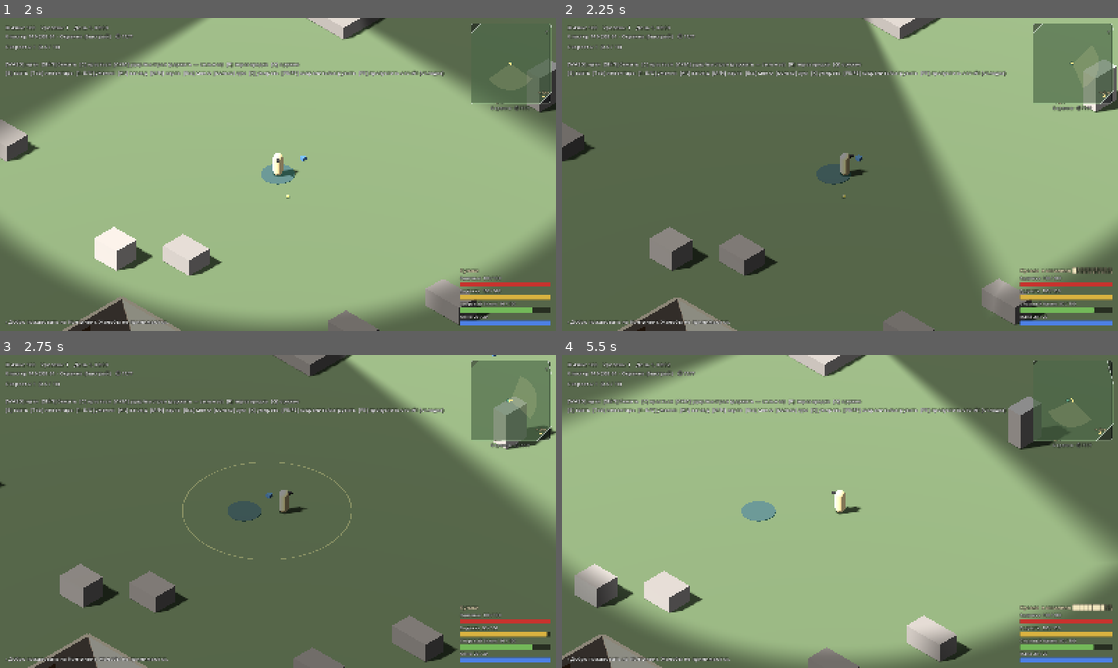
Above: before the commit, frames 1-4 (two rows, left to right).
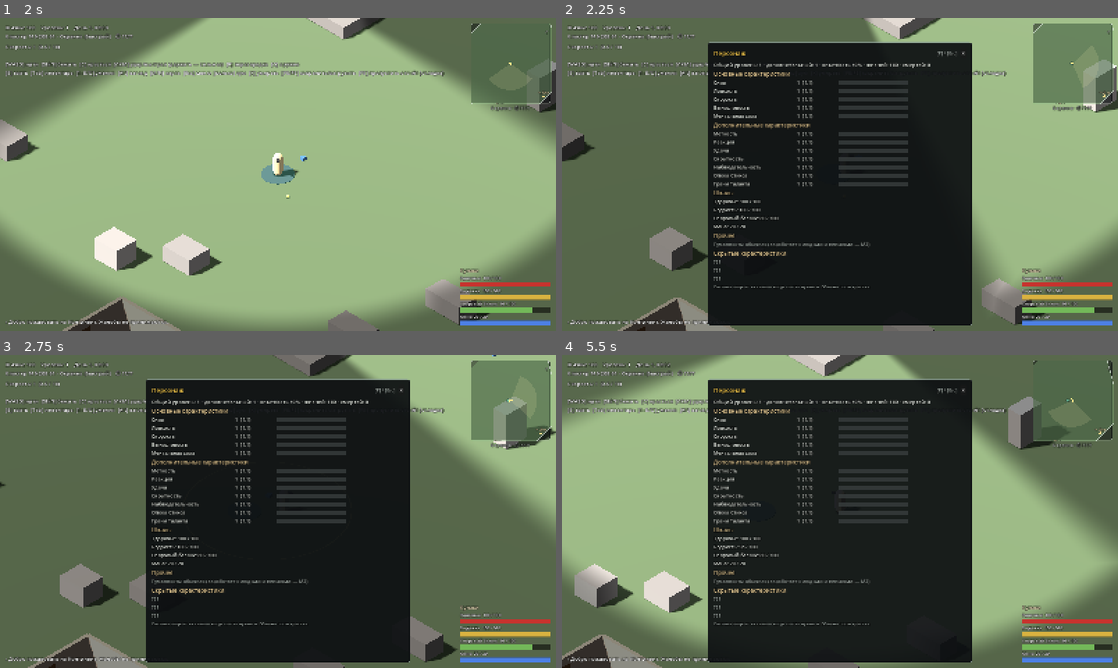
Above: after the commit, the same moments.

Repository: lama2x2/cheater-rpg
Game: Godot game, scene res://scenes/main.tscn
The game is run twice, just before and just after one commit, with the same random seed, the same clock (stepped at 60 frames per second) and the same inputs.
Inputs (mouse positions are in pixels of both pictures, inside the frame that each line leads up to):
- Up to frame 1 (2 s): click "Новая игра" at 0.5 s; click "Начать" at 1.25 s
- Up to frame 2 (2.25 s): tap Enter (ui_accept) at 2 s; move the mouse to (962, 158) at 2.02 s; hold D (move_right) from 2.03 s (still down); hold P (character) from 2.03 s (still down); click (962, 158) at 2.17 s
- Up to frame 3 (2.75 s): keep holding D (move_right); keep holding P (character); tap Enter (ui_accept) at 2.27 s
- Up to frame 4 (5.5 s): release D (move_right) at 2.75 s; release P (character) at 2.75 s; click (962, 389) at 2.75 s, where only the run after the commit has a clickable "×"; tap Enter (ui_accept) at 3.5 s; drag from (728, 527) to (812, 574) at 3.52 s; move the mouse to (895, 442) at 4.27 s; hold D (move_right) 4.28-5 s; hold P (character) 4.28-5 s; click (895, 442) at 4.42 s; drag from (812, 574) to (673, 464) at 5.02 s

Frame 1 is identical in both runs. In frame 2, 43% of the frame differs, in the area x 26-99%, y 7-99%; in frame 3, 42%; in frame 4, 43%.

Commit message:
M1.15a (4): экран персонажа (P) — уровни, опытность, характеристики с раскладкой «уровень × коэффициент × рост» и полосами прогресса, шкалы, скрытые «???», свободные очки с подтверждением
PlayerState.spend_free_point, сигнал stats_changed; UiKit.bar — полоса кодом; --char.

Co-Authored-By: Claude Opus 5.5 <noreply@anthropic.com>

Diff:
--- a/data/text/ru_ui.json
+++ b/data/text/ru_ui.json
@@ -92,7 +92,22 @@
     "cont_corpse": "Ваш труп (жизнь {life})",
     "cont_stash": "Тайник",
     "trade_junk_row": "Хлам в рюкзаке: {n} шт. — торговец даст {price} спор.",
-    "trade_sell_junk": "Продать весь хлам"
+    "trade_sell_junk": "Продать весь хлам",
+    "char_title": "Персонаж",
+    "char_keys": "[P] / [Esc]",
+    "char_summary": "Общий уровень: {general} · дополнительный: {additional} · опытность +{exp}% · жизней: {lives} · смертей: {deaths}",
+    "char_free_points": "Свободные очки: {n} — «+» у характеристики, каждое очко — +1 уровень.",
+    "char_main": "Основные характеристики",
+    "char_additional": "Дополнительные характеристики",
+    "char_vitals": "Шкалы",
+    "char_other": "Прочее",
+    "char_humanity": "Гуманность: обычная (заработает с людьми и неписями — M2)",
+    "char_hidden": "Скрытые характеристики",
+    "char_hidden_hint": "Система откроет их сама — когда сочтёт нужным. Обычно после крестин.",
+    "char_stat_tip": "Уровень {level} × коэффициент {coef} × рост от общего уровня {growth} = {value}{buff}\nПрогресс до следующего уровня: {progress} / {need}",
+    "char_stat_buff": ", сейчас бафф +{p}%",
+    "char_confirm_title": "Свободное очко",
+    "char_confirm_text": "Потратить свободное очко на «{stat}»? +1 уровень. Осталось очков: {n}. Отменить нельзя."
   },
   "log": {
     "inv_no_room_backpack": [
@@ -115,6 +130,9 @@
     ],
     "junk_sold": [
       "Продан хлам: {count} шт. за {price} спор. Торговец доволен. Вы — тоже, но меньше."
+    ],
+    "free_point_spent": [
+      "Свободное очко вложено: {stat} +1. Осталось: {left}. Система одобряет инвестиции."
     ]
   }
 }
--- a/src/main.gd
+++ b/src/main.gd
@@ -28,6 +28,7 @@
 const QuickBarScript := preload("res://src/ui/quick_bar.gd")
 const PickupToastsScript := preload("res://src/ui/pickup_toasts.gd")
 const ContainerWindowScript := preload("res://src/ui/container_window.gd")
+const CharacterWindowScript := preload("res://src/ui/character_window.gd")
 
 var _death_flow: Node
 var _environment: Environment
@@ -76,6 +77,7 @@
 	add_child(QuickBarScript.new())
 	add_child(PickupToastsScript.new())
 	add_child(ContainerWindowScript.new())
+	add_child(CharacterWindowScript.new())
 	var map_watcher: Node = MapWatcherScript.new()
 	map_watcher.area = area
 	map_watcher.hero = player
@@ -158,6 +160,7 @@
 ##   --map=TAB     открыть карту: cluster или region (и --reveal — карты всех кластеров)
 ##   --tip=ID      показать подсказку предмета ID (со сравнением с оружием в руках)
 ##   --container=S через S секунд открыть окно ближайшего контейнера (труп героя, тайник)
+##   --char        открыть экран персонажа (с 3 свободными очками)
 ##   --inside      поставить героя в ближайшее к центру здание (прозрачные стены, позже крыши)
 ##   --gift        вскрыть дар 10 уровня даром (pending_skill_choices) — для окна знахарки
 ##   --pearl       висящее умение чёрной жемчужины (pending_pearl_skills) — окно умений и знахарки
@@ -227,6 +230,9 @@
 			_debug_tip.call_deferred(arg.trim_prefix("--tip="))
 		elif arg.begins_with("--container="):
 			_debug_container.call_deferred(float(arg.trim_prefix("--container=")))
+		elif arg == "--char":
+			PlayerState.free_points += 3
+			(func() -> void: get_tree().get_first_node_in_group("character_window").open()).call_deferred()
 		elif arg == "--inside":
 			_debug_inside()
 		elif arg == "--gaze":
--- a/src/services/player_state.gd
+++ b/src/services/player_state.gd
@@ -5,6 +5,8 @@
 signal inventory_changed
 ## Умения изменились: выучено, слот, свойство, применено (окно умений и HUD перерисовываются).
 signal skills_changed
+## Уровень характеристики изменился или потрачены свободные очки (экран персонажа).
+signal stats_changed
 
 var stats: StatBlock
 var vitals: Vitals
@@ -335,6 +337,17 @@
 	return result
 
 
+## Свободное очко (золотая звезда) → +1 уровень характеристики (экран персонажа, D-44, D-92).
+func spend_free_point(stat: String) -> bool:
+	if free_points <= 0 or not stats.has_stat(stat) or stat in ["talent_facets", "stix_care"]:
+		return false
+	free_points -= 1
+	stats.add_levels(stat, 1)
+	SystemLog.post("free_point_spent", {"stat": Content.stat_name(stat), "left": free_points}, "progress")
+	stats_changed.emit()
+	return true
+
+
 func toggle_junk(id: String) -> void:
 	if junk_marks.has(id):
 		junk_marks.erase(id)
@@ -504,6 +517,7 @@
 		inventory.strength_level = new_level
 	if skills:
 		_on_skill_levels_changed(stat, old_level, new_level)
+	stats_changed.emit()
 	var params := {"stat": Content.stat_name(stat), "level": new_level}
 	if new_level < old_level:
 		SystemLog.post("stat_level_lost", params, "warning")
--- /dev/null
+++ b/src/ui/character_window.gd
@@ -0,0 +1,157 @@
+extends CanvasLayer
+## Экран персонажа (12.4, клавиша P): общий и дополнительный уровень, опытность; основные и
+## дополнительные характеристики — уровень, итог (по наведению — «уровень × коэффициент × рост от
+## общего уровня» и баффы), полоса прогресса до следующего уровня; шкалы; скрытые — «???»;
+## свободные очки — «+» у характеристики с подтверждением (PlayerState.spend_free_point).
+
+## Свободные очки сюда не тратятся: Грани Таланта и Забота о стиксах — особые (D-92).
+const NO_FREE_POINTS: PackedStringArray = ["talent_facets", "stix_care"]
+
+var _panel: PanelContainer
+var _content: VBoxContainer
+var _confirm: ConfirmationDialog
+var _pending_stat := ""
+var _dirty := false
+
+
+func _ready() -> void:
+	layer = 5
+	visible = false
+	add_to_group("character_window")
+	_panel = UiKit.panel()
+	_panel.anchor_left = 0.5
+	_panel.anchor_right = 0.5
+	_panel.offset_left = -380
+	_panel.offset_right = 380
+	_panel.offset_top = 70
+	_panel.anchor_bottom = 1.0
+	_panel.offset_bottom = -16
+	add_child(_panel)
+	var root := VBoxContainer.new()
+	root.add_theme_constant_override("separation", 6)
+	_panel.add_child(root)
+	root.add_child(UiKit.header(Content.ui("char_title"), Content.ui("char_keys"), close))
+	var scroll := ScrollContainer.new()
+	scroll.size_flags_vertical = Control.SIZE_EXPAND_FILL
+	scroll.horizontal_scroll_mode = ScrollContainer.SCROLL_MODE_DISABLED
+	root.add_child(scroll)
+	_content = VBoxContainer.new()
+	_content.size_flags_horizontal = Control.SIZE_EXPAND_FILL
+	_content.add_theme_constant_override("separation", 4)
+	scroll.add_child(_content)
+	_confirm = ConfirmationDialog.new()
+	_confirm.title = Content.ui("char_confirm_title")
+	_confirm.ok_button_text = Content.ui("confirm_ok")
+	_confirm.cancel_button_text = Content.ui("confirm_cancel")
+	_confirm.confirmed.connect(func() -> void: PlayerState.spend_free_point(_pending_stat))
+	add_child(_confirm)
+	PlayerState.stats_changed.connect(func() -> void: _dirty = true)
+	PlayerState.inventory_changed.connect(func() -> void: _dirty = true)
+
+
+func _unhandled_input(event: InputEvent) -> void:
+	if event.is_action_pressed("character"):
+		toggle()
+		get_viewport().set_input_as_handled()
+
+
+func toggle() -> void:
+	if visible:
+		close()
+	else:
+		open()
+
+
+func open() -> void:
+	visible = true
+	UiKit.window_opened(self)
+	_refresh()
+
+
+func close() -> void:
+	visible = false
+	UiKit.window_closed(self)
+
+
+func _process(_delta: float) -> void:
+	if visible and (_dirty or Engine.get_process_frames() % 60 == 0):
+		_dirty = false
+		_refresh()
+
+
+func _refresh() -> void:
+	for child in _content.get_children():
+		_content.remove_child(child)
+		child.queue_free()
+	var stats := PlayerState.stats
+	_text(Content.ui("char_summary", {"general": stats.general_level(), "additional": stats.additional_level(),
+		"exp": roundi((stats.experience_multiplier() - 1.0) * 100.0), "lives": PlayerState.lives, "deaths": PlayerState.deaths}), 15, UiKit.TEXT)
+	if PlayerState.free_points > 0:
+		_text(Content.ui("char_free_points", {"n": PlayerState.free_points}), 15, UiKit.ACCENT)
+	_section(Content.ui("char_main"))
+	for stat in stats.main_stats():
+		_stat_row(stat)
+	_section(Content.ui("char_additional"))
+	for stat in stats.additional_stats():
+		_stat_row(stat)
+	_section(Content.ui("char_vitals"))
+	var vitals := PlayerState.vitals
+	for vital in Vitals.ALL:
+		_text("%s: %d / %d" % [Content.ui("vital_" + vital), roundi(vitals.value(vital)), roundi(vitals.max_value(vital))], 14, UiKit.TEXT)
+	_section(Content.ui("char_other"))
+	_text(Content.ui("char_humanity"), 14, UiKit.TEXT_DIM)
+	_section(Content.ui("char_hidden"))
+	for i in 3:
+		_text("???", 14, UiKit.TEXT_DIM)
+	_text(Content.ui("char_hidden_hint"), 12, UiKit.TEXT_DIM)
+
+
+func _stat_row(stat: String) -> void:
+	var stats := PlayerState.stats
+	var row := HBoxContainer.new()
+	row.add_theme_constant_override("separation", 10)
+	row.mouse_filter = Control.MOUSE_FILTER_PASS
+	var level := stats.get_level(stat)
+	var buff := PlayerState.buffs.multiplier(stat, GameClock.minutes)
+	var name := UiKit.label(14, UiKit.TEXT)
+	name.text = Content.stat_name(stat)
+	name.custom_minimum_size.x = 230
+	name.mouse_filter = Control.MOUSE_FILTER_PASS
+	var growth := 1.0 + float(Content.stats_config()["base_growth_per_general_level"]) * stats.general_level()
+	name.tooltip_text = Content.ui("char_stat_tip", {"level": level, "coef": _num(stats.get_coefficient(stat)), "growth": _num(growth),
+		"value": _num(stats.effective_value(stat)), "buff": "" if is_equal_approx(buff, 1.0) else Content.ui("char_stat_buff", {"p": roundi((buff - 1.0) * 100.0)}),
+		"progress": _num(stats.get_progress(stat)), "need": _num(stats.threshold(stat))})
+	row.add_child(name)
+	var value := UiKit.label(14, UiKit.GOOD if buff > 1.0 else UiKit.TEXT)
+	value.text = "%d  (%s)" % [level, _num(PlayerState.effective(stat))]
+	value.custom_minimum_size.x = 110
+	row.add_child(value)
+	var bar := UiKit.bar(stats.get_progress(stat), stats.threshold(stat), Color(0.55, 0.75, 0.5))
+	bar.tooltip_text = name.tooltip_text
+	row.add_child(bar)
+	if PlayerState.free_points > 0 and not NO_FREE_POINTS.has(stat):
+		row.add_child(UiKit.button("+", _ask_spend.bind(stat), 14))
+	_content.add_child(row)
+
+
+func _ask_spend(stat: String) -> void:
+	_pending_stat = stat
+	_confirm.dialog_text = Content.ui("char_confirm_text", {"stat": Content.stat_name(stat), "n": PlayerState.free_points})
+	_confirm.popup_centered()
+
+
+func _section(title: String) -> void:
+	var label := UiKit.label(16, Color(0.85, 0.75, 0.55))
+	label.text = title
+	_content.add_child(label)
+
+
+func _text(text: String, size: int, color: Color) -> void:
+	var label := UiKit.label(size, color)
+	label.text = text
+	label.autowrap_mode = TextServer.AUTOWRAP_WORD_SMART
+	_content.add_child(label)
+
+
+static func _num(value: float) -> String:
+	return ("%.2f" % value).rstrip("0").rstrip(".")
--- a/src/ui/ui_kit.gd
+++ b/src/ui/ui_kit.gd
@@ -120,7 +120,10 @@
 		t.set_stylebox("grabber", bar, _box(Color(0.4, 0.45, 0.42, 0.8), 2, 3))
 		t.set_stylebox("grabber_highlight", bar, _box(Color(0.75, 0.68, 0.4, 0.9), 2, 3))
 		t.set_stylebox("grabber_pressed", bar, _box(ACCENT, 2, 3))
-	t.set_stylebox("background", "ProgressBar", _box(Color(0.1, 0.11, 0.12, 0.9), 0, 2))
+	var bar_bg := _box(Color(0.2, 0.22, 0.22, 0.95), 0, 2)
+	bar_bg.set_border_width_all(1)
+	bar_bg.border_color = Color(0.5, 0.55, 0.5, 0.6)
+	t.set_stylebox("background", "ProgressBar", bar_bg)
 	t.set_stylebox("fill", "ProgressBar", _box(Color(0.55, 0.7, 0.5, 0.95), 0, 2))
 	t.set_color("font_color", "Label", TEXT)
 	_theme = t
@@ -156,6 +159,21 @@
 	return row
 
 
+## Полоса «сколько из скольких» (прогресс, шкала): рисуется кодом, цвет заполнения — color.
+static func bar(value: float, max_value: float, color: Color, size: Vector2 = Vector2(200, 12)) -> Control:
+	var c := Control.new()
+	c.custom_minimum_size = size
+	c.size_flags_vertical = Control.SIZE_SHRINK_CENTER
+	c.mouse_filter = Control.MOUSE_FILTER_PASS
+	c.draw.connect(func() -> void:
+		var r := Rect2(Vector2.ZERO, c.size)
+		c.draw_rect(r, Color(0.2, 0.22, 0.22, 0.95))
+		var ratio := clampf(value / maxf(max_value, 0.0001), 0.0, 1.0)
+		c.draw_rect(Rect2(Vector2.ZERO, Vector2(c.size.x * ratio, c.size.y)), color)
+		c.draw_rect(r, Color(0.5, 0.55, 0.5, 0.6), false, 1.0))
+	return c
+
+
 ## Кнопка с подписью и действием (шрифт и стиль — из темы).
 static func button(text: String, action: Callable, size: int = 13) -> Button:
 	var b := Button.new()
Not shown, added: src/ui/character_window.gd.uid
